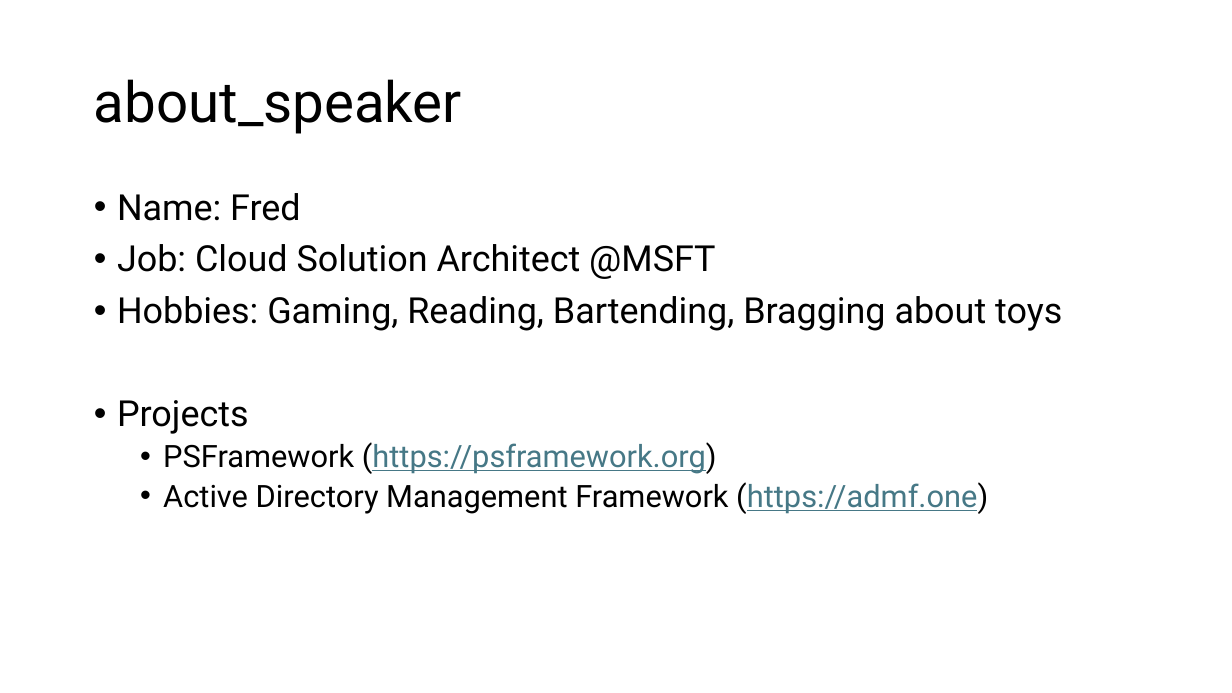
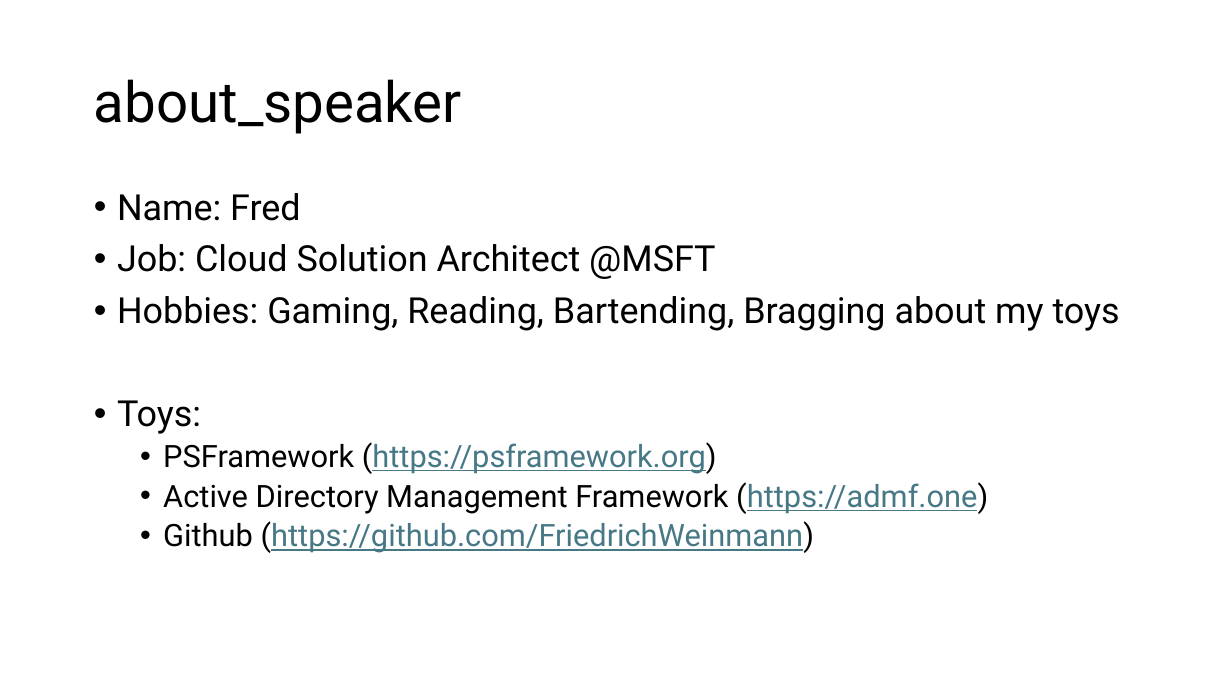
Before and after one commit to FriedrichWeinmann/P2024-PSSummit-RunspaceWorkflows, a slide deck: slide 2 of Slides/P2024-PSSummit-RunspaceWorkflows.pptx. Drawn at 1232x693 pixels with LibreOffice and Linux fonts; fonts in the diff are those of the drawing. Boxes give left, top, right and bottom in pixels: in the first picture for what was removed or moved away, otherwise in the second. Text is boxed around its words. In the diff, an @@ line names an element or a change of style, - is before the commit and + after.

```diff
--- a/Slides/P2024-PSSummit-RunspaceWorkflows.pptx
+++ b/Slides/P2024-PSSummit-RunspaceWorkflows.pptx
@@ text at box(117, 296, 1120, 434): text changed @@
-• Hobbies: Gaming, Reading, Bartending, Bragging about toys
-• Projects
+• Hobbies: Gaming, Reading, Bartending, Bragging about my toys
+• Toys:
@@ text at box(163, 521, 814, 553): paragraph added @@
+  • Github (https://github.com/FriedrichWeinmann)
```
Also in this commit, not shown: 1 other slide changed, 6 slides added, 7 other files.
